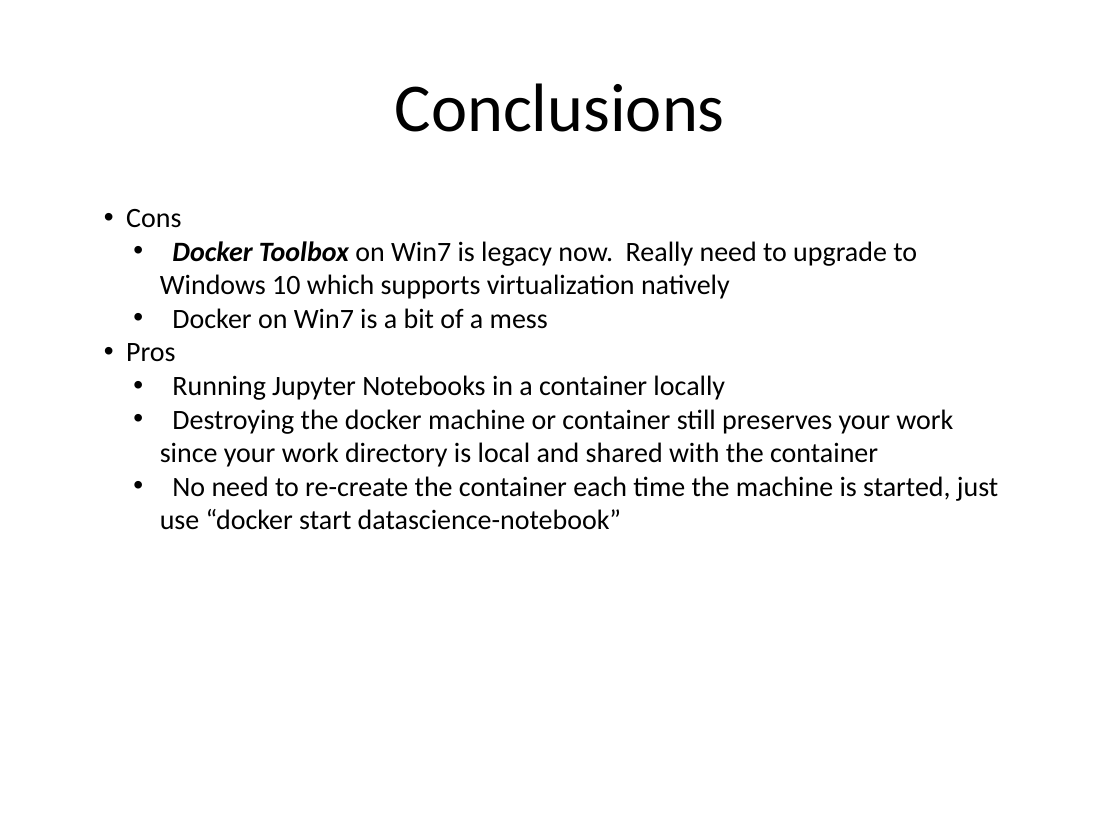
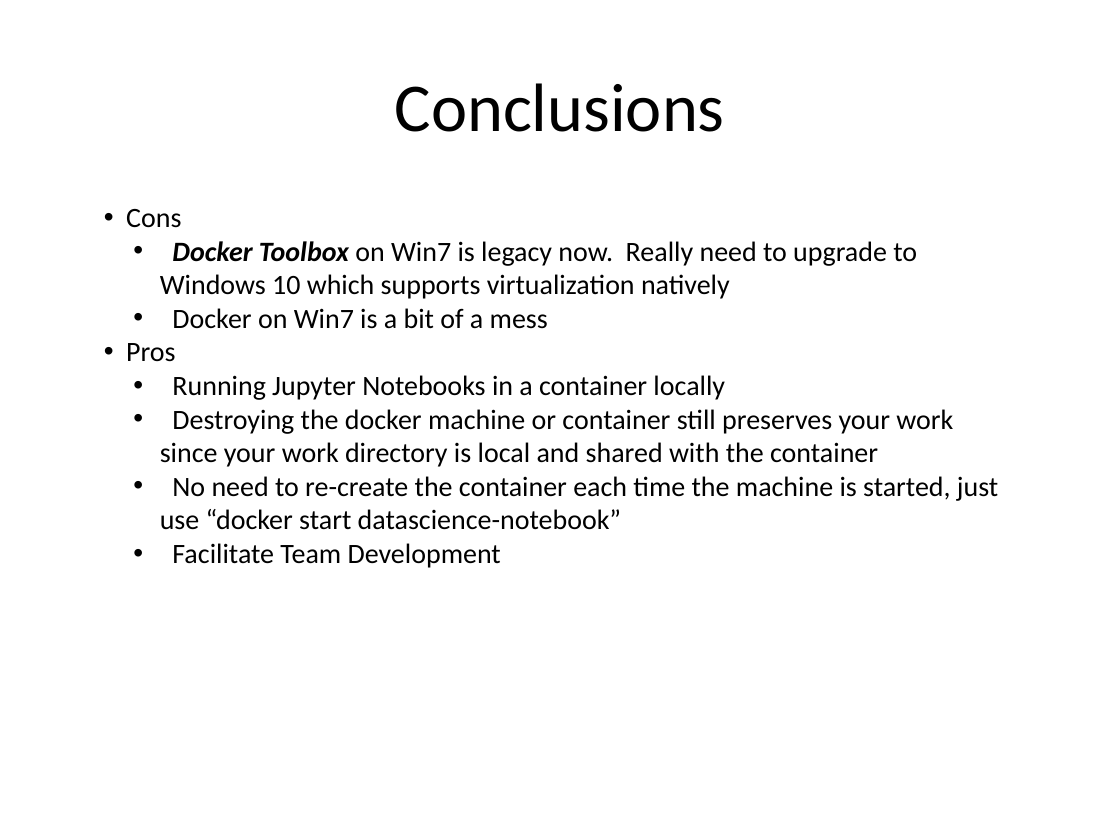
Before and after one commit to kskalvar/jupyter-notebook-with-docker-win7, a slide deck: slide 7 of slides/Jupyter Notebook with Docker on Win7.pptx. Drawn at 1120x840 pixels with LibreOffice and Linux fonts; fonts in the diff are those of the drawing; background and template pictures are left out. Boxes give left, top, right and bottom in pixels: in the first picture for what was removed or moved away, otherwise in the second. Text is boxed around its words. In the diff, an @@ line names an element or a change of style, - is before the commit and + after.

```diff
--- a/slides/Jupyter Notebook with Docker on Win7.pptx
+++ b/slides/Jupyter Notebook with Docker on Win7.pptx
@@ text at [172,543,501,568]: paragraph added @@
+  • Facilitate Team Development
```
Also in this commit, not shown: 2 other slides changed.
